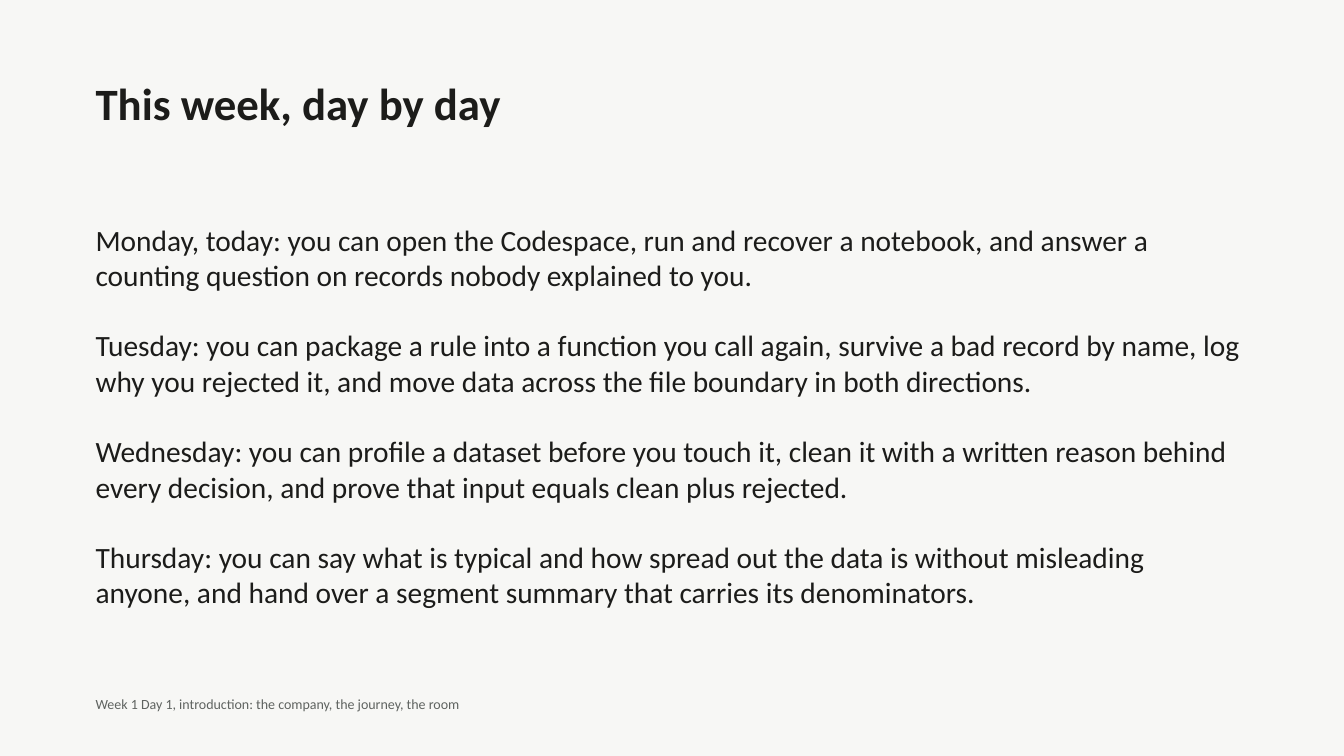
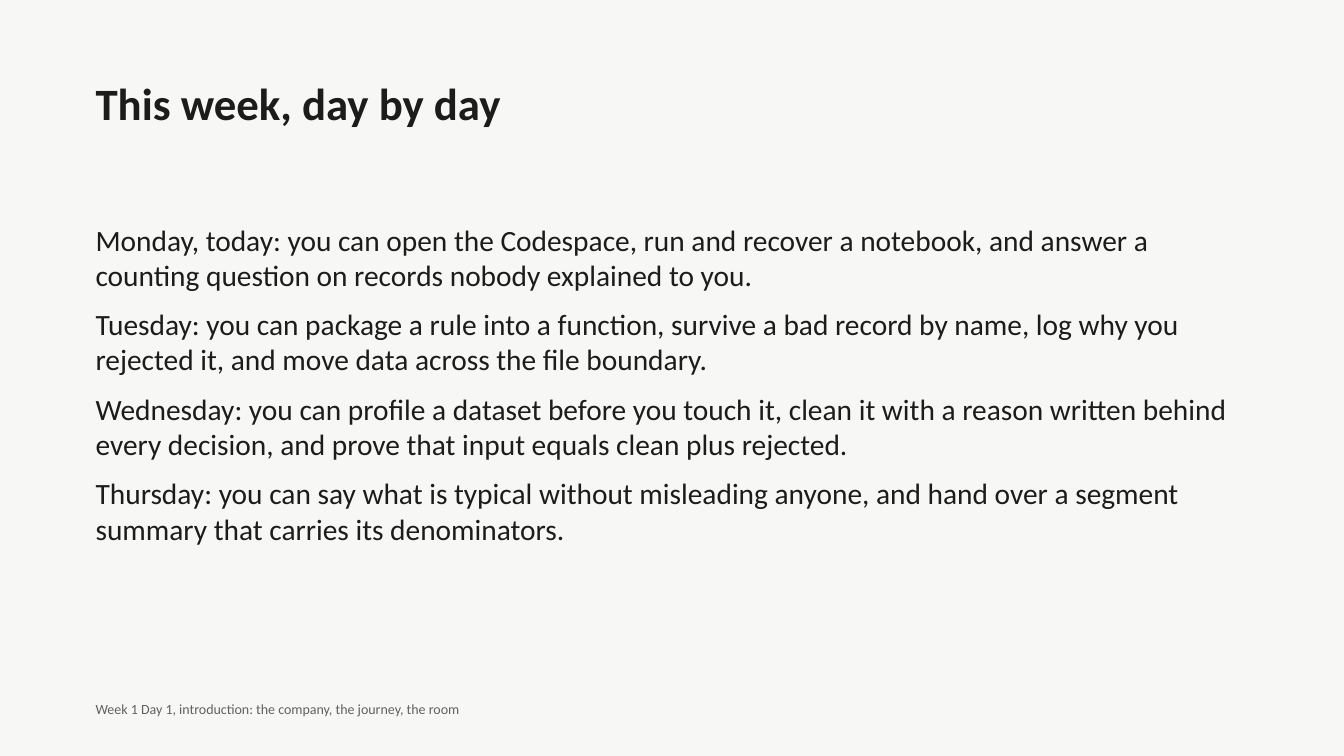
Before and after one commit to fde-academy-lab/c2-content-factory, a slide deck: slide 16 of content/W01/D1/C2_W01_D01_deck_00_intro_STUDENT.pptx. Drawn at 1344x756 pixels with LibreOffice and Linux fonts; fonts in the diff are those of the drawing. Boxes give left, top, right and bottom in pixels: in the first picture for what was removed or moved away, otherwise in the second. Text is boxed around its words. In the diff, an @@ line names an element or a change of style, - is before the commit and + after.

```diff
--- a/content/W01/D1/C2_W01_D01_deck_00_intro_STUDENT.pptx
+++ b/content/W01/D1/C2_W01_D01_deck_00_intro_STUDENT.pptx
@@ text at bbox=[96, 314, 1226, 509]: text changed @@
-Tuesday: you can package a rule into a function you call again, survive a bad record by name, log why you rejected it, and move data across the file boundary in both directions.
-Wednesday: you can profile a dataset before you touch it, clean it with a written reason behind every decision, and prove that input equals clean plus rejected.
-Thursday: you can say what is typical and how spread out the data is without misleading anyone, and hand over a segment summary that carries its denominators.
+Tuesday: you can package a rule into a function, survive a bad record by name, log why you rejected it, and move data across the file boundary.
+Wednesday: you can profile a dataset before you touch it, clean it with a reason written behind every decision, and prove that input equals clean plus rejected.
+Thursday: you can say what is typical without misleading anyone, and hand over a segment summary that carries its denominators.
@@ text "Week 1 Day 1, introduction: ...": place and size @@
-text "Week 1 Day 1, introduction: ..." at bbox=[96, 699, 460, 712]
+text "Week 1 Day 1, introduction: ..." at bbox=[96, 704, 460, 717]
```
Also in this commit, not shown: 26 other slides changed, 7 other files.
